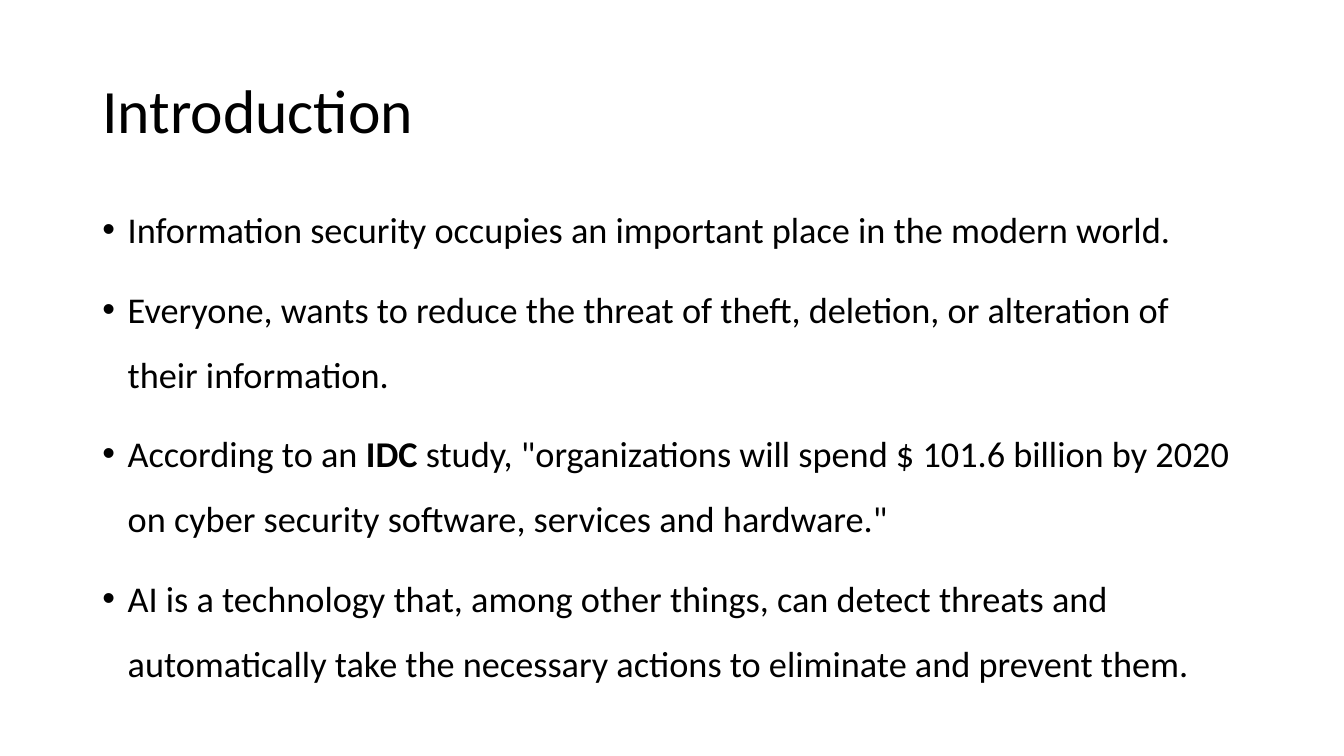
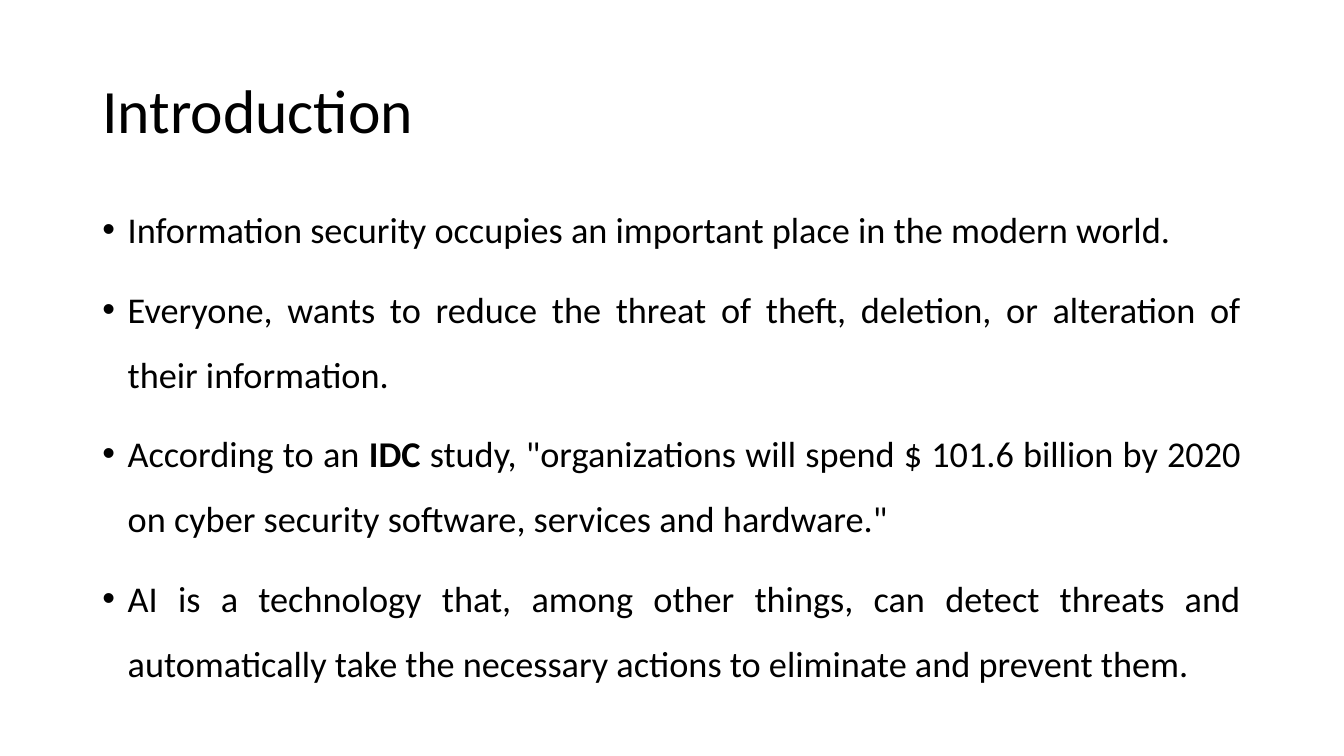
Before and after one commit to hshehabu/AI-in-data-security, a slide deck: slide 3 of Application of AI in Data Security.pptx. Drawn at 1344x756 pixels with LibreOffice and Linux fonts; fonts in the diff are those of the drawing. Boxes give left, top, right and bottom in pixels: in the first picture for what was removed or moved away, otherwise in the second. Text is boxed around its words. In the diff, an @@ line names an element or a change of style, - is before the commit and + after.

Commit message:
ai in data security

```diff
--- a/Application of AI in Data Security.pptx
+++ b/Application of AI in Data Security.pptx
@@ text "Information security occupies an important ..." at bbox=[128, 217, 1240, 683]: alignment left to justified @@
```
Also in this commit, not shown: 2 other slides changed, 17 slides added, 1 other file.
